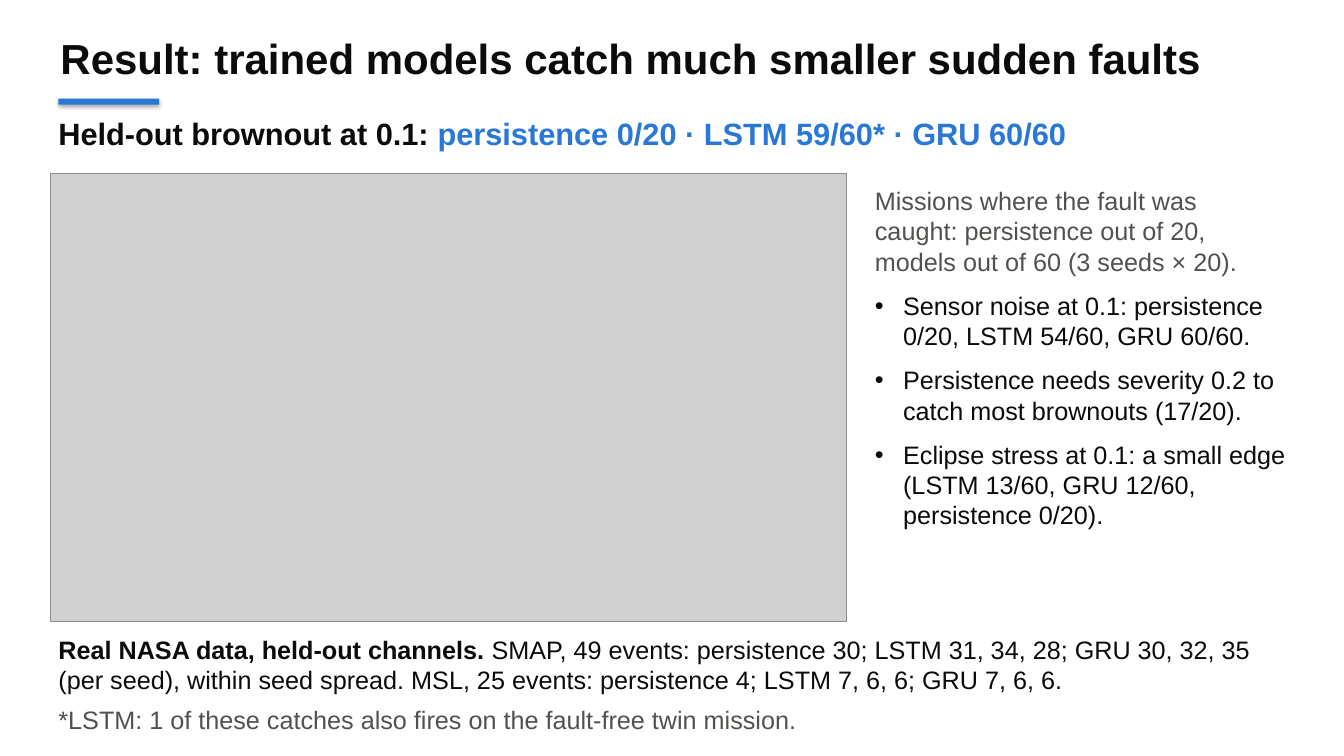
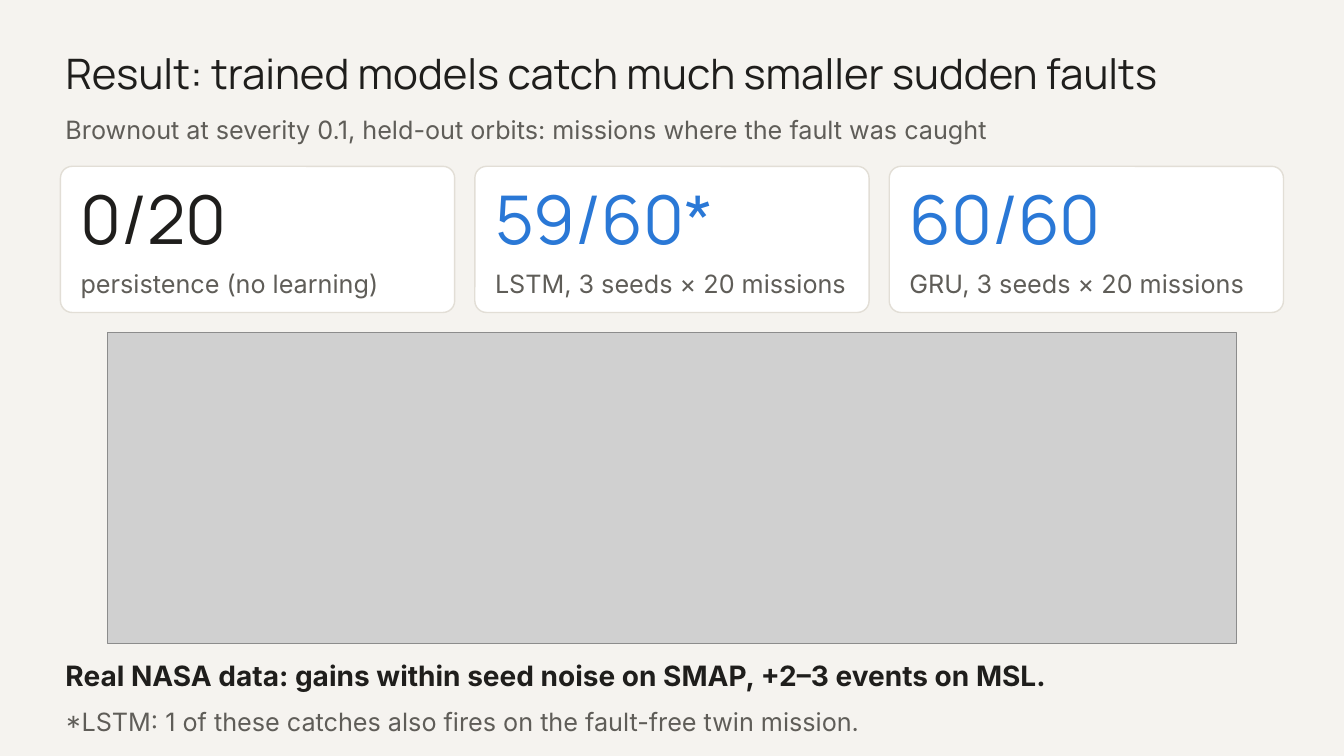
Before and after one commit to ruhi-donda/OrbitVal, a slide deck: slide 2 of results/slides/14_Ruhi_Donda.pptx. Drawn at 1344x756 pixels with LibreOffice and Linux fonts; fonts in the diff are those of the drawing; grey boxes stand for pictures. Boxes give left, top, right and bottom in pixels: in the first picture for what was removed or moved away, otherwise in the second. Text is boxed around its words. In the diff, an @@ line names an element or a change of style, - is before the commit and + after.

```diff
--- a/results/slides/14_Ruhi_Donda.pptx
+++ b/results/slides/14_Ruhi_Donda.pptx
@@ background #FFFFFF to #F5F3EF @@
@@ title "Result: trained models catch much ...": place and size @@
-title "Result: trained models catch much ..." at <box>60,43,1201,75</box>
+title "Result: trained models catch much ..." at <box>66,58,1157,90</box>
@@ title "Result: trained models catch much ..." at <box>66,58,1157,90</box>: font Arial to Manrope, text colour #0B0B0B to #1F1E1C, bold off @@
@@ rectangle removed at <box>58,99,159,105</box> @@
@@ text removed at <box>58,122,1066,151</box> @@
-Held-out brownout at 0.1: persistence 0/20 · LSTM 59/60* · GRU 60/60
@@ text added at <box>65,120,986,144</box>, 18 pt, text #5F5D58 @@
+Brownout at severity 0.1, held-out orbits: missions where the fault was caught
@@ picture removed at <box>50,173,847,621</box> @@
@@ rounded rectangle added at <box>60,166,455,313</box>, fill #FFFFFF, outline #E2DED6 1 pt @@
@@ rounded rectangle added at <box>475,166,869,313</box>, fill #FFFFFF, outline #E2DED6 1 pt @@
@@ rounded rectangle added at <box>889,166,1284,313</box>, fill #FFFFFF, outline #E2DED6 1 pt @@
@@ text added at <box>81,194,227,245</box>, 48 pt, text #1F1E1C @@
+0/20
@@ text added at <box>495,194,713,245</box>, 48 pt, text #2A78D6 @@
+59/60*
@@ text removed at <box>875,191,1285,530</box> @@
-Missions where the fault was caught: persistence out of 20, models out of 60 (3 seeds × 20).
-• Sensor noise at 0.1: persistence 0/20, LSTM 54/60, GRU 60/60.
-• Persistence needs severity 0.2 to catch most brownouts (17/20).
-• Eclipse stress at 0.1: a small edge (LSTM 13/60, GRU 12/60, persistence 0/20).
@@ text added at <box>909,194,1100,245</box>, 48 pt, text #2A78D6 @@
+60/60
@@ text added at <box>81,273,378,298</box>, 18 pt, text #5F5D58 @@
+persistence (no learning)
@@ text added at <box>495,274,846,298</box>, 18 pt, text #5F5D58 @@
+LSTM, 3 seeds × 20 missions
@@ text added at <box>909,274,1244,298</box>, 18 pt, text #5F5D58 @@
+GRU, 3 seeds × 20 missions
@@ picture added at <box>108,333,1237,643</box> @@
@@ text at <box>65,664,1046,692</box>: text changed; size 18 to 20 pt; font Arial to Inter; text colour #0B0B0B to #1F1E1C; bold on @@
-Real NASA data, held-out channels. SMAP, 49 events: persistence 30; LSTM 31, 34, 28; GRU 30, 32, 35 (per seed), within seed spread. MSL, 25 events: persistence 4; LSTM 7, 6, 6; GRU 7, 6, 6.
+Real NASA data: gains within seed noise on SMAP, +2–3 events on MSL.
@@ text "*LSTM: 1 of these catches ...": place and size @@
-text "*LSTM: 1 of these catches ..." at <box>58,710,796,730</box>
+text "*LSTM: 1 of these catches ..." at <box>65,712,859,732</box>
@@ text "*LSTM: 1 of these catches ..." at <box>65,712,859,732</box>: font Arial to Inter, text colour #52514E to #5F5D58; less space between paragraphs @@
```
Also in this commit, not shown: 2 other slides changed, 4 other files.
